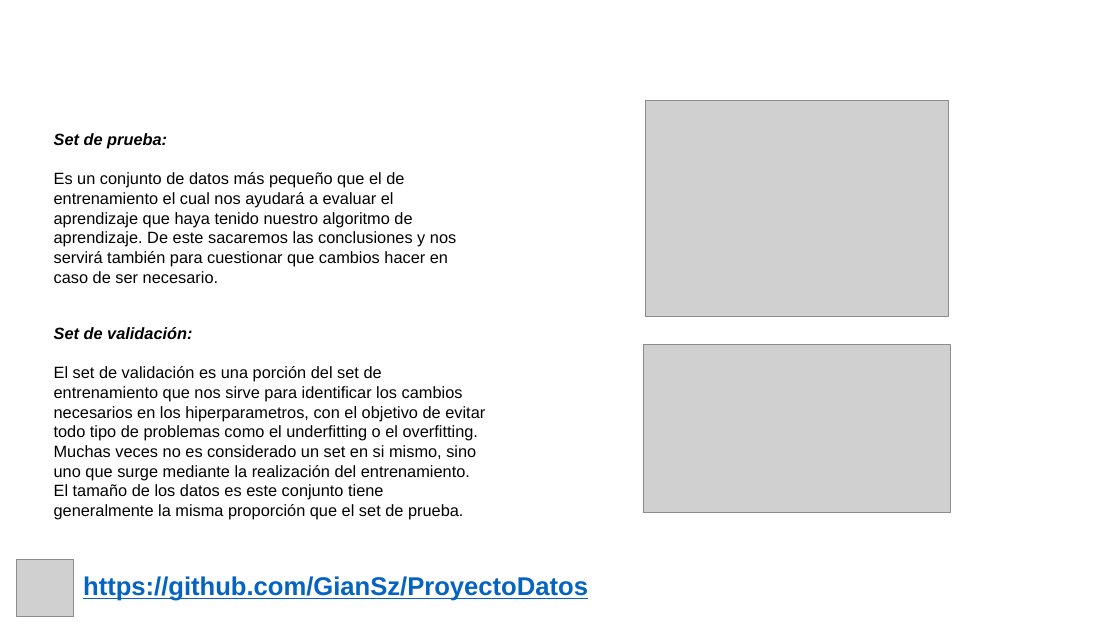
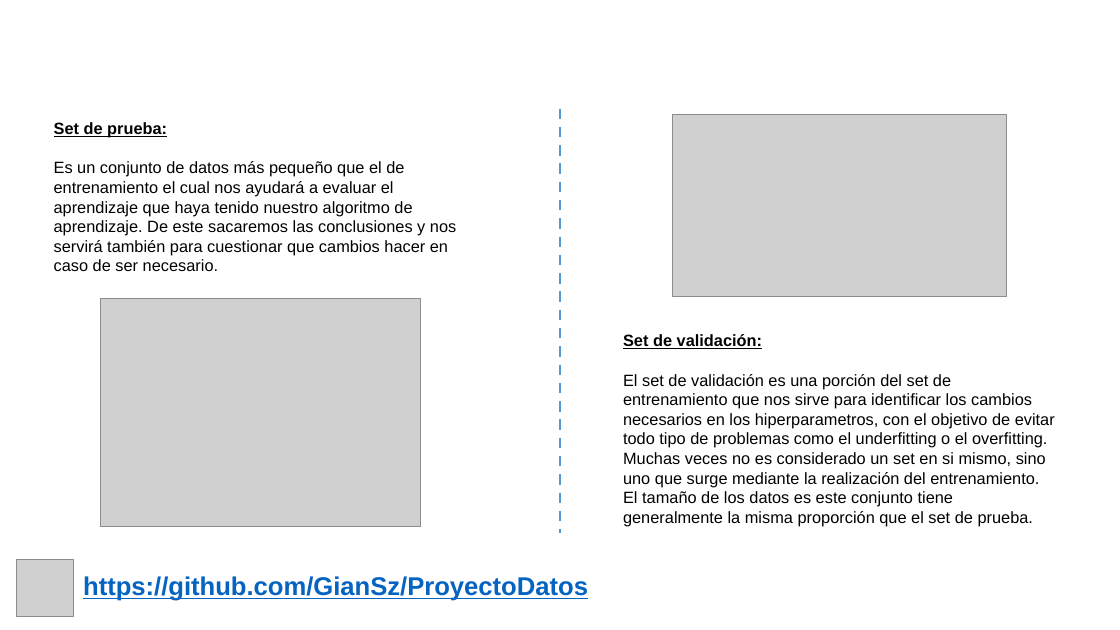
Before and after one commit to GianSz/ProyectoDatos, a slide deck: slide 13 of Presentacion/Presentación Proyecto.pptx (slide 11 before the commit). Drawn at 1120x630 pixels with LibreOffice and Linux fonts; fonts in the diff are those of the drawing; grey boxes stand for pictures; background and template pictures are left out. Boxes give left, top, right and bottom in pixels: in the first picture for what was removed or moved away, otherwise in the second. Text is boxed around its words. In the diff, an @@ line names an element or a change of style, - is before the commit and + after.

```diff
--- a/Presentacion/Presentación Proyecto.pptx
+++ b/Presentacion/Presentación Proyecto.pptx
@@ text "Set de prueba:": place and size @@
-text "Set de prueba:" at (54, 133, 456, 283)
+text "Set de prueba:" at (54, 122, 456, 271)
@@ line added from (560, 108) to (560, 533), #5698D3 2.25 pt dashed @@
@@ picture: place and size @@
-picture at (643, 345, 950, 513)
+picture at (673, 114, 1007, 297)
@@ text added at (54, 122, 79, 137), 22 pt, text #FFFFFF, bold @@
+Conjuntos (Set)
@@ text at (84, 122, 167, 138): italic off, underline on in "Set de prueba:" @@
@@ picture: place and size @@
-picture at (646, 101, 949, 317)
+picture at (100, 298, 420, 526)
@@ text "Set de validación:": place and size @@
-text "Set de validación:" at (54, 327, 485, 519)
+text "Set de validación:" at (623, 334, 1055, 527)
@@ text at (623, 334, 762, 349): italic off, underline on in "Set de validación:" @@
```
Also in this commit, not shown: 1 other slide changed, 3 slides added, 1 slide removed.
